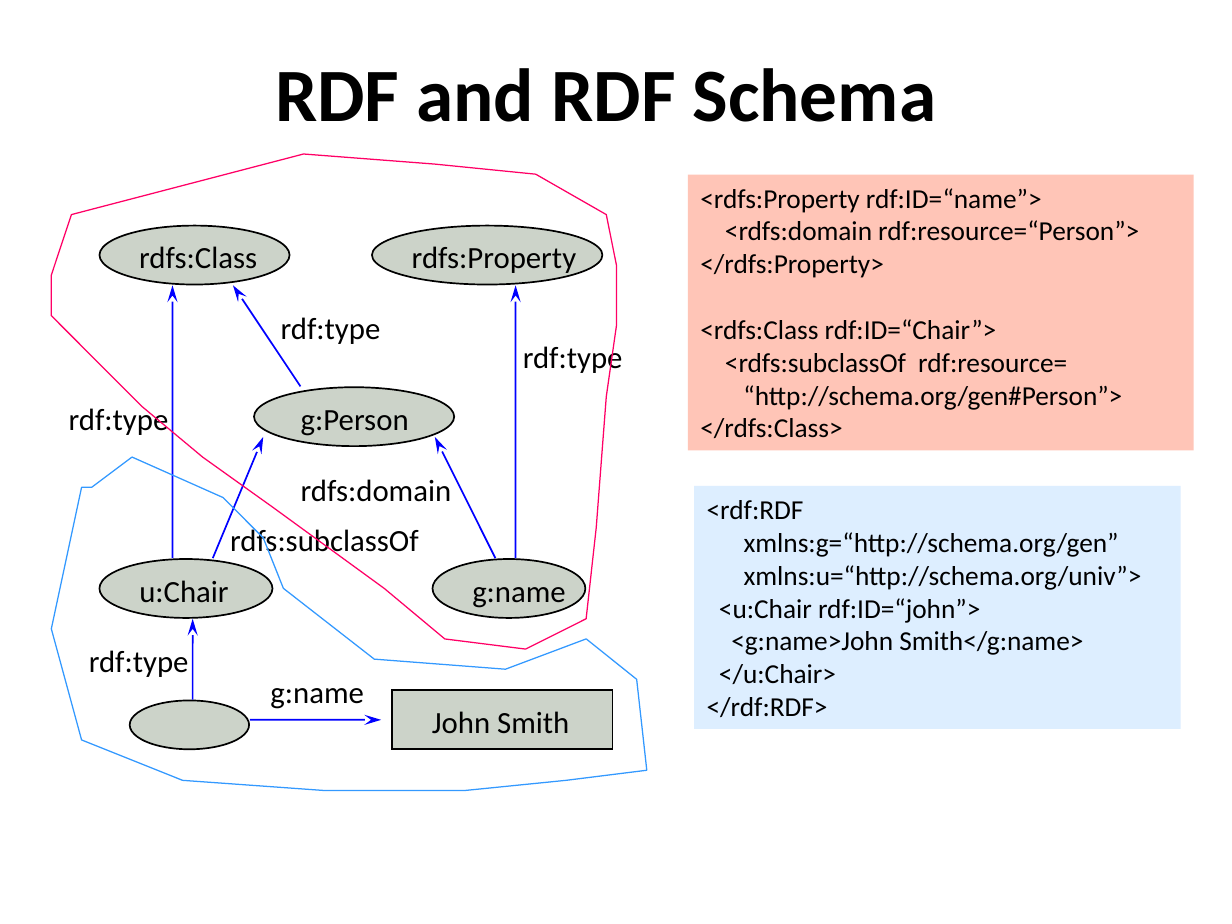
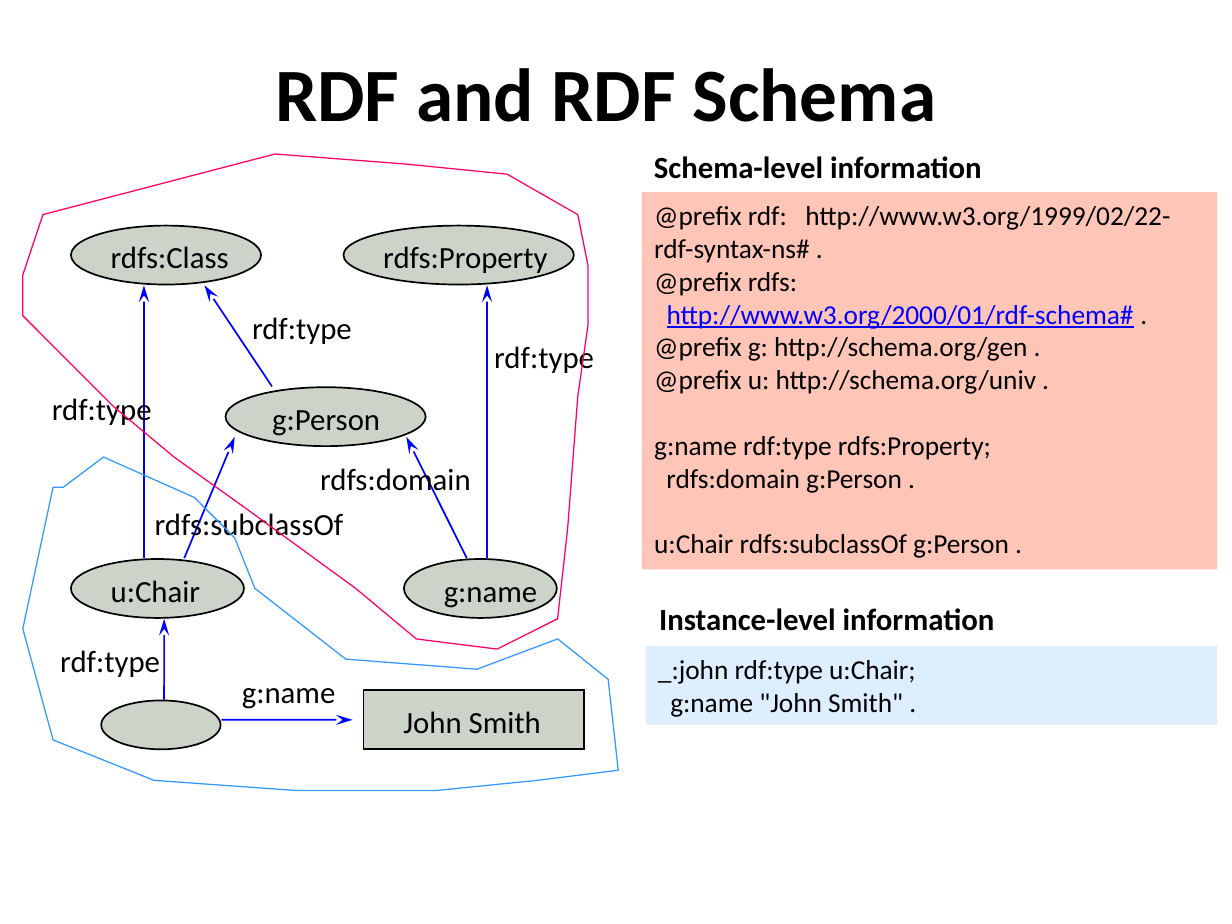
Before and after one commit to UMBC-CMSC-491-691-F19-Knowledge-Graphs/class_material, a slide deck: slide 34 of notes/01_introduction/01c_technologies.pptx (slide 39 before the commit). Drawn at 1232x924 pixels with LibreOffice and Linux fonts; fonts in the diff are those of the drawing. Boxes give left, top, right and bottom in pixels: in the first picture for what was removed or moved away, otherwise in the second. Text is boxed around its words. In the diff, an @@ line names an element or a change of style, - is before the commit and + after.

```diff
--- a/notes/01_introduction/01c_technologies.pptx
+++ b/notes/01_introduction/01c_technologies.pptx
@@ text added at <box>654,156,982,179</box>, 18 pt, text #000000, bold @@
+Schema-level information
@@ rectangle "@prefix rdf: http://www.w3.org/1999/02/22-rdf-syntax-ns# . @ ...": place and size @@
-rectangle "@prefix rdf: http://www.w3.org/1999/02/22-rdf-syntax-ns# . @ ..." at <box>687,175,1194,451</box>
+rectangle "@prefix rdf: http://www.w3.org/1999/02/22-rdf-syntax-ns# . @ ..." at <box>642,192,1217,569</box>
@@ text in rectangle at <box>654,206,1170,558</box>: text changed @@
-<rdfs:Property rdf:ID=“name”>
-<rdfs:domain rdf:resource=“Person”>
-</rdfs:Property>
-<rdfs:Class rdf:ID=“Chair”>
-<rdfs:subclassOf rdf:resource=
-“http://schema.org/gen#Person”>
-</rdfs:Class>
+@prefix rdf: http://www.w3.org/1999/02/22-rdf-syntax-ns# .
+@prefix rdfs:
+http://www.w3.org/2000/01/rdf-schema# .
+@prefix g: http://schema.org/gen .
+@prefix u: http://schema.org/univ .
+g:name rdf:type rdfs:Property;
+rdfs:domain g:Person .
+u:Chair rdfs:subclassOf g:Person .
@@ 10 texts, 7 arrows, 6 ellipses, 2 freeform shapes, 1 rectangle: place and size @@
-10 texts, 7 arrows, 6 ellipses, 2 freeform shapes, 1 rectangle at <box>52,154,647,791</box>
+10 texts, 7 arrows, 6 ellipses, 2 freeform shapes, 1 rectangle at <box>23,154,618,791</box>
@@ text "rdf:type": place and size @@
-text "rdf:type" at <box>69,404,169,435</box>
+text "rdf:type" at <box>52,394,152,428</box>
@@ text "rdfs:domain" rewrapped from <box>301,479,452,502</box> to <box>320,464,471,498</box> @@
@@ text "rdfs:subclassOf": place and size @@
-text "rdfs:subclassOf" at <box>230,525,419,559</box>
+text "rdfs:subclassOf" at <box>155,509,344,543</box>
@@ text added at <box>659,608,995,631</box>, 18 pt, text #000000, bold @@
+Instance-level information
@@ rectangle "_:john rdf:type u:Chair;": place and size @@
-rectangle "_:john rdf:type u:Chair;" at <box>695,485,1181,728</box>
+rectangle "_:john rdf:type u:Chair;" at <box>646,646,1217,724</box>
@@ text in rectangle at <box>658,660,916,717</box>: text changed @@
-<rdf:RDF
-xmlns:g=“http://schema.org/gen”
-xmlns:u=“http://schema.org/univ”>
-<u:Chair rdf:ID=“john”>
-<g:name>John Smith</g:name>
-</u:Chair>
-</rdf:RDF>
+_:john rdf:type u:Chair;
+g:name "John Smith" .
```
Also in this commit, not shown: 11 other slides changed, 3 slides added, 6 slides removed, 23 other files.
